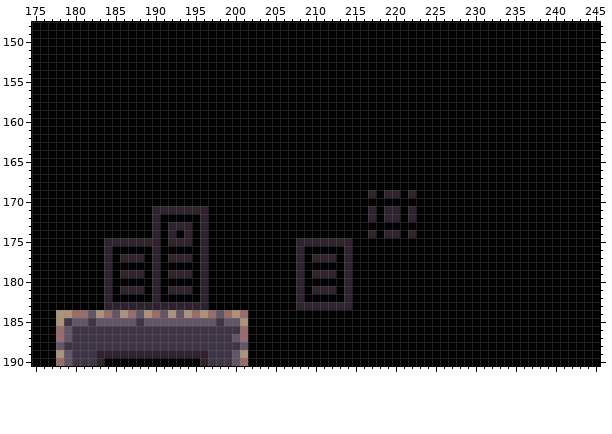
A pixel-art file gets an edit: assets/doodles.ase. The picture above was drawn from the file before the commit.
589x574 pixels, 1 frame. Shown: x 175..245, y 148..190.
The result:
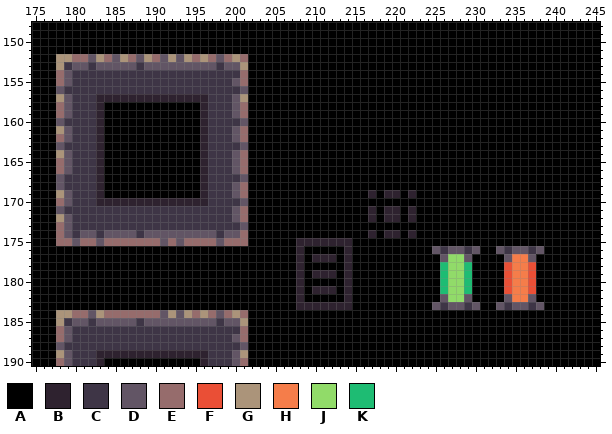
Palette (. is transparent): A #000000  B #2e222f  C #3e3546  D #625565  E #966c6c  F #ea4f36  G #ab947a  H #f57d4a  J #91db69  K #1ebc73
The edit:
Changed rows in their new state; - is an unchanged pixel.
Layer "Layer":
first column x 178:
152 GGEEDGEDGEDGEDGDGEGEDEGE-------------------------------------
153 GCDDCDDDDDCDDDDDDDDDCDDG-------------------------------------
154 EDCCCCCCCCCCCCCCCCCCCCCE-------------------------------------
155 EDCCCCCCCCCCCCCCCCCCCCDE-------------------------------------
156 DCCCCCCCCCCCCCCCCCCCCCCD-------------------------------------
157 GDCCCBBBBBBBBBBBBBBCCCDG-------------------------------------
158 EDCCCB------------BCCCDE-------------------------------------
159 EDCCCB------------BCCCDE-------------------------------------
160 DCCCCB------------BCCCCD-------------------------------------
161 GDCCCB------------BCCCDE-------------------------------------
162 EDCCCB------------BCCCDE-------------------------------------
163 DCCCCB------------BCCCCD-------------------------------------
164 GDCCCB------------BCCCDE-------------------------------------
165 EDCCCB------------BCCCDE-------------------------------------
166 EDCCCB------------BCCCDE-------------------------------------
167 DCCCCB------------BCCCCD-------------------------------------
168 DCCCCB------------BCCCDE-------------------------------------
169 GDCCCB------------BCCCDE-------------------------------------
170 EDCCCBBBBBBBBBBBBBBCCCCD-------------------------------------
171 DCCCCCCCCCCCCCCCCCCCCCDE-------------------------------------
172 GDCCCCCCCCCCCCCCCCCCCCDE-------------------------------------
173 EDCCCCCCCCCCCCCCCCCCCCCD-------------------------------------
174 EDCDDCDDDDCDDDDDDDDDCDDE-------------------------------------
175 EEDEEDEEEEEEEDEDEEEEDEEE-------------------------------------
176 ------A-----A-----A----------------------------DCDDCD--DCDDCD
177 ------A-AAA-A-AAA-A-----------------------------DJJD----DHHD-
178 ------A-----A-----A-----------------------------KJJK----FHHF-
179 ------A-AAA-A-AAA-A-----------------------------KJJK----FHHF-
180 ------A-----A-----A-----------------------------KJJK----FHHF-
181 ------A-AAA-A-AAA-A-----------------------------KJJK----FHHF-
182 ------A-----A-----A-----------------------------DJJD----DHHD-
183 ------AAAAAAAAAAAAA----------------------------DCDDCD--DCDDCD
184 -------EE-EE-------------------------------------------------
Pixel boxes of the changes (left, top, right, bottom) in both pictures:
changed: (56, 54, 248, 318)
changed: (432, 246, 544, 310)
